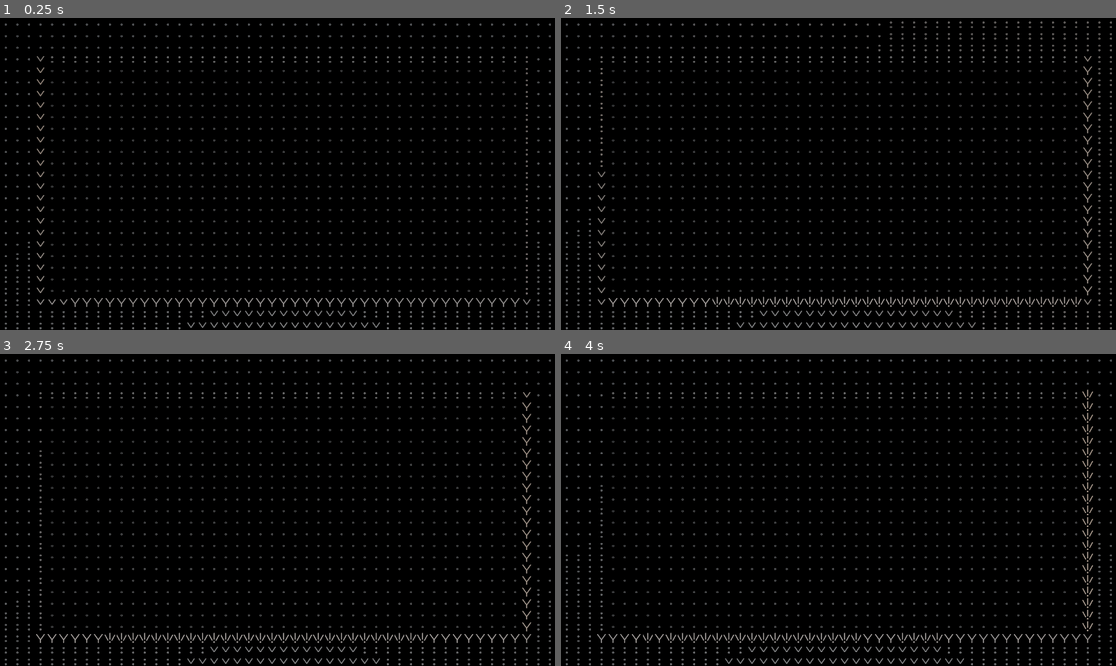
Above: before the commit, frames 1-4 (two rows, left to right).
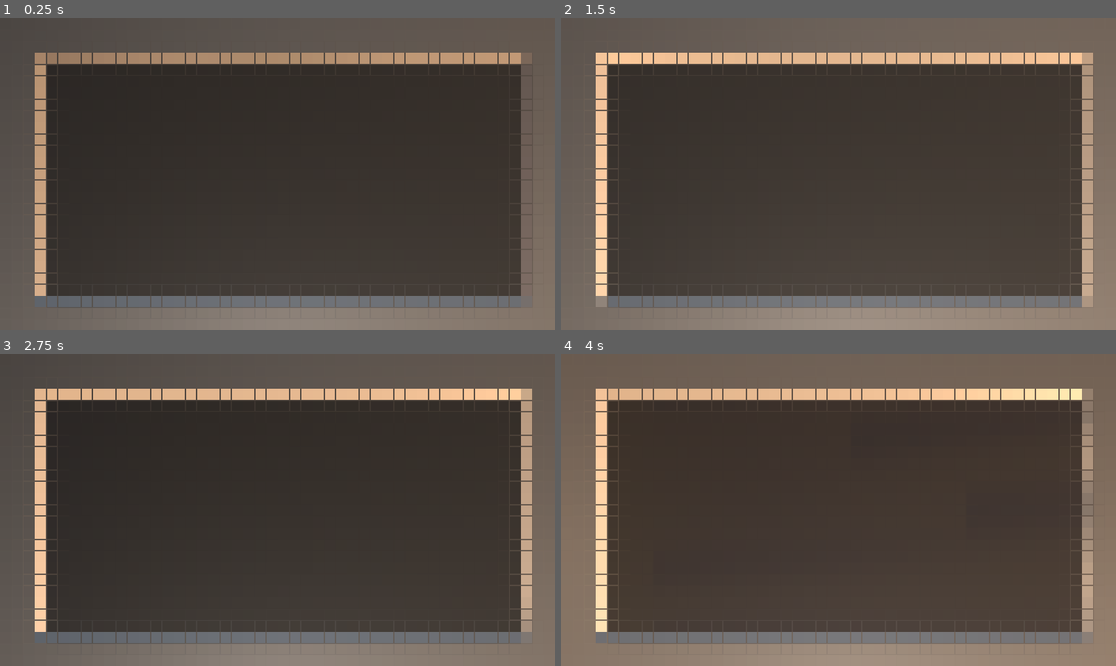
Above: after the commit, the same moments.

Repository: Tchetchouille/ijo-musi
Game: Godot game, scene res://Scenes/SystemsAndManagers/main.tscn
The game is run twice, just before and just after one commit, with the same random seed, the same clock (stepped at 60 frames per second) and the same inputs.
Inputs (mouse positions are in pixels of both pictures, inside the frame that each line leads up to):
- Up to frame 1 (0.25 s): no input
- Up to frame 2 (1.5 s): tap Enter (ui_accept) at 0.5, 0.77 s; move the mouse to (866, 174) at 0.52 s; hold W (up) from 0.53 s (still down); right-click (866, 174) at 0.6 s; move the mouse to (810, 174) at 1.27 s; right-click (810, 174) at 1.35 s
- Up to frame 3 (2.75 s): keep holding W (up); tap Enter (ui_accept) at 1.52 s; move the mouse to (288, 503) at 2.02 s; right-click (288, 503) at 2.1 s
- Up to frame 4 (4 s): keep holding W (up); move the mouse to (832, 516) at 2.77 s; right-click (832, 516) at 2.85 s; tap Enter (ui_accept) at 3.02, 3.77 s; move the mouse to (877, 513) at 3.52 s; right-click (877, 513) at 3.6 s

The runs differ from the first frame. In frame 1, 98% of the frame differs, in the area x 0-100%, y 0-100%; in frame 2, 98%; in frame 3, 98%; in frame 4, 99%.

Commit message:
Added basic skull. Enabled custom shader for tool screen. Reduced candle shadow bias.

Diff:
--- /dev/null
+++ b/Godot Project/Actual ijo musi Project/actual-ijo-musi-project/Resources/Materials/basic_bone_material.tres
@@ -0,0 +1,4 @@
+[gd_resource type="StandardMaterial3D" format=3 uid="uid://cshtnnffjtsfp"]
+
+[resource]
+albedo_color = Color(0.646121, 0.606787, 0.588197, 1)
--- /dev/null
+++ b/Godot Project/Actual ijo musi Project/actual-ijo-musi-project/Resources/Materials/basic_hole_material.tres
@@ -0,0 +1,4 @@
+[gd_resource type="StandardMaterial3D" format=3 uid="uid://bnqfw05cylqh6"]
+
+[resource]
+albedo_color = Color(0.165656, 0.165656, 0.165656, 1)
--- a/Godot Project/Actual ijo musi Project/actual-ijo-musi-project/Scenes/Levels/proto_level.tscn
+++ b/Godot Project/Actual ijo musi Project/actual-ijo-musi-project/Scenes/Levels/proto_level.tscn
@@ -9,6 +9,7 @@
 [ext_resource type="PackedScene" uid="uid://c88a03y3t1sox" path="res://Scenes/Objects/Furniture/basic_chair.tscn" id="5_k4a13"]
 [ext_resource type="PackedScene" uid="uid://bd0nqi20bb2m8" path="res://Scenes/Objects/Furniture/fireplace.tscn" id="5_mtak3"]
 [ext_resource type="PackedScene" uid="uid://dvukxgv0ubqk3" path="res://Scenes/Objects/Furniture/basic_candle.tscn" id="9_tx5j4"]
+[ext_resource type="PackedScene" uid="uid://du0sda5rvmc1h" path="res://Scenes/Objects/Misc/basic_skeleton.tscn" id="10_vvukb"]
 
 [sub_resource type="BoxShape3D" id="BoxShape3D_q0ejg"]
 size = Vector3(0.3, 4, 0.3)
@@ -206,16 +207,22 @@
 transform = Transform3D(-4.37114e-08, 0, 1, 0, 1, 0, -1, 0, -4.37114e-08, -4, 0, 0)
 
 [node name="TestCandle1" parent="Objects" instance=ExtResource("9_tx5j4")]
-transform = Transform3D(-1, 1.50996e-07, 3.31896e-15, -1.39543e-07, -0.924153, 0.382022, 5.76838e-08, 0.382022, 0.924153, 0, 3.81995, -4.02999)
+transform = Transform3D(1, 0, 0, 0, 0.923879, -0.382683, 0, 0.382683, 0.923879, 2, 1, -4)
 
 [node name="TestCandle2" parent="Objects" instance=ExtResource("9_tx5j4")]
-transform = Transform3D(7.71666e-08, -0.382683, -0.923879, 8.07681e-08, -0.923879, 0.382683, -1, -1.0415e-07, -4.0384e-08, 3.43271, 4.18795, 0)
+transform = Transform3D(1, 0, 0, 0, 0.923879, -0.382683, 0, 0.382683, 0.923879, -2, 1, -4)
 
 [node name="TestCandle3" parent="Objects" instance=ExtResource("9_tx5j4")]
-transform = Transform3D(-0.0121995, 0.381994, 0.924084, -7.56481e-08, -0.924153, 0.382022, 0.999926, 0.00466043, 0.0112743, -4.02569, 4.64038, 0)
+transform = Transform3D(-4.37114e-08, -0.382683, -0.923879, 0, 0.923879, -0.382683, 1, -1.67276e-08, -4.0384e-08, 3.76281, 0.227564, -1.32214)
 
 [node name="TestCandle4" parent="Objects" instance=ExtResource("9_tx5j4")]
-transform = Transform3D(0.999992, 0.00152016, 0.00367759, -7.31075e-08, -0.924153, 0.382022, 0.00397939, -0.382019, -0.924146, 0, 2.7445, 7.46175)
+transform = Transform3D(-4.37114e-08, -0.382683, -0.92388, 0, 0.923879, -0.382683, 1, -1.67276e-08, -4.03841e-08, 3.76281, 0.227564, 1.34558)
+
+[node name="TestCandle5" parent="Objects" instance=ExtResource("9_tx5j4")]
+transform = Transform3D(-1, -3.34552e-08, -8.07681e-08, 0, 0.923879, -0.382683, 8.74228e-08, -0.382683, -0.923879, 0, 1.65637, 7.43599)
+
+[node name="BasicSkeleton" parent="Objects" instance=ExtResource("10_vvukb")]
+transform = Transform3D(0.063518, -0.2981, 0.952419, 0.317333, 0.910848, 0.263925, -0.946185, 0.28547, 0.152452, 0, 0.362269, 5.65497)
 
 [node name="LocalAmbiance" type="Node3D" parent="."]
 
--- a/Godot Project/Actual ijo musi Project/actual-ijo-musi-project/Scenes/Objects/Furniture/basic_candle.tscn
+++ b/Godot Project/Actual ijo musi Project/actual-ijo-musi-project/Scenes/Objects/Furniture/basic_candle.tscn
@@ -7,13 +7,14 @@
 material = ExtResource("1_uc3qp")
 
 [node name="BasicCandle" type="StaticBody3D"]
-transform = Transform3D(-1, 8.74228e-08, 3.31896e-15, -8.0792e-08, -0.924153, 0.382022, 3.33974e-08, 0.382022, 0.924153, 0, 0, 0)
+transform = Transform3D(1, 0, 0, 0, 0.923879, -0.382683, 0, 0.382683, 0.923879, 0, 0, 0)
 
 [node name="CandleLight" type="OmniLight3D" parent="."]
 transform = Transform3D(1, -2.66454e-15, 0, -5.32907e-15, 1, 0, 0, 0, 1, 3.84854e-09, 0.411834, -0.0180018)
 light_color = Color(0.929412, 0.690196, 0.47451, 1)
 light_cull_mask = 4294966273
 shadow_enabled = true
+shadow_normal_bias = 0.3
 script = ExtResource("1_y8rjl")
 base_intensity = 2.0
 flicker_intensity = 0.1
--- /dev/null
+++ b/Godot Project/Actual ijo musi Project/actual-ijo-musi-project/Scenes/Objects/Misc/basic_skeleton.tscn
@@ -0,0 +1,53 @@
+[gd_scene load_steps=7 format=3 uid="uid://du0sda5rvmc1h"]
+
+[ext_resource type="Material" uid="uid://cshtnnffjtsfp" path="res://Resources/Materials/basic_bone_material.tres" id="1_2hdat"]
+[ext_resource type="Material" uid="uid://bnqfw05cylqh6" path="res://Resources/Materials/basic_hole_material.tres" id="2_s2aq4"]
+
+[sub_resource type="BoxMesh" id="BoxMesh_lp38j"]
+material = ExtResource("1_2hdat")
+
+[sub_resource type="TubeTrailMesh" id="TubeTrailMesh_sspcs"]
+material = ExtResource("1_2hdat")
+
+[sub_resource type="TubeTrailMesh" id="TubeTrailMesh_eg7w3"]
+material = ExtResource("2_s2aq4")
+
+[sub_resource type="PrismMesh" id="PrismMesh_oxgem"]
+material = ExtResource("2_s2aq4")
+
+[node name="BasicSkeleton" type="StaticBody3D"]
+
+[node name="Skull" type="Node3D" parent="."]
+transform = Transform3D(0.4, 0, 0, 0, 0.4, 0, 0, 0, 0.4, 0, 0.889423, 0)
+
+[node name="Arcade" type="MeshInstance3D" parent="Skull"]
+transform = Transform3D(1, 0, 0, 0, 0.612403, -0.0724341, 0, 0.0884779, 0.501355, 0, 0.0536411, 0.253744)
+mesh = SubResource("BoxMesh_lp38j")
+skeleton = NodePath("../..")
+
+[node name="UpJaw" type="MeshInstance3D" parent="Skull"]
+transform = Transform3D(0.4, 0, 0, 0, 0.399605, 0.0177615, 0, -0.0177615, 0.399605, 0, -0.272596, 0.312488)
+mesh = SubResource("TubeTrailMesh_sspcs")
+skeleton = NodePath("../..")
+
+[node name="Base" type="MeshInstance3D" parent="Skull"]
+transform = Transform3D(0.859135, 0, 0, 0, 0.697835, 0.0212325, 0, -0.0174325, 0.849951, 0, 0.135815, -0.029679)
+mesh = SubResource("BoxMesh_lp38j")
+skeleton = NodePath("../..")
+
+[node name="SpineBase" type="MeshInstance3D" parent="Skull"]
+transform = Transform3D(0.2, 0, 0, 0, 0.4, 0, 0, 0, 0.2, 0, -0.208416, -0.24863)
+mesh = SubResource("BoxMesh_lp38j")
+skeleton = NodePath("../..")
+
+[node name="RightEye" type="MeshInstance3D" parent="Skull"]
+transform = Transform3D(0.3, 0, 0, 0, -1.31134e-08, -0.3, 0, 0.3, -1.31134e-08, -0.242326, 0, 0.367152)
+mesh = SubResource("TubeTrailMesh_eg7w3")
+
+[node name="LeftEye" type="MeshInstance3D" parent="Skull"]
+transform = Transform3D(0.3, 0, 0, 0, -1.31134e-08, -0.3, 0, 0.3, -1.31134e-08, 0.252, 0, 0.367)
+mesh = SubResource("TubeTrailMesh_eg7w3")
+
+[node name="Nose" type="MeshInstance3D" parent="Skull"]
+transform = Transform3D(0.25, 0, 0, 0, 0.249598, -0.0141732, 0, 0.0141732, 0.249598, 0, -0.202659, 0.386406)
+mesh = SubResource("PrismMesh_oxgem")
--- a/Godot Project/Actual ijo musi Project/actual-ijo-musi-project/Scenes/SystemsAndManagers/player_character.tscn
+++ b/Godot Project/Actual ijo musi Project/actual-ijo-musi-project/Scenes/SystemsAndManagers/player_character.tscn
@@ -1,10 +1,14 @@
-[gd_scene load_steps=9 format=3 uid="uid://3g86xogvwrgv"]
+[gd_scene load_steps=11 format=3 uid="uid://3g86xogvwrgv"]
 
 [ext_resource type="Script" path="res://Scenes/SystemsAndManagers/player_character.gd" id="1_04qb1"]
 [ext_resource type="Script" path="res://Scenes/SystemsAndManagers/camera_controller.gd" id="2_aw5yu"]
 [ext_resource type="Script" path="res://Scenes/SystemsAndManagers/tool_camera.gd" id="3_76q7t"]
+[ext_resource type="Shader" uid="uid://bmowejp10voff" path="res://Resources/Shaders/pixel_shader.tres" id="4_enxm7"]
 
 [sub_resource type="CylinderShape3D" id="CylinderShape3D_l2amc"]
+
+[sub_resource type="ShaderMaterial" id="ShaderMaterial_qv7jw"]
+shader = ExtResource("4_enxm7")
 
 [sub_resource type="BoxMesh" id="BoxMesh_a0a2d"]
 
@@ -65,10 +69,14 @@
 offset_right = 40.0
 offset_bottom = 40.0
 
-[node name="BasicToolFilter" type="Control" parent="CameraController/CharacterCamera/ToolController/ToolUI"]
-anchors_preset = 0
-offset_right = 40.0
-offset_bottom = 40.0
+[node name="BasicToolFilter" type="ColorRect" parent="CameraController/CharacterCamera/ToolController/ToolUI"]
+material = SubResource("ShaderMaterial_qv7jw")
+layout_mode = 1
+anchors_preset = 15
+anchor_right = 1.0
+anchor_bottom = 1.0
+grow_horizontal = 2
+grow_vertical = 2
 
 [node name="Tool" type="Node3D" parent="CameraController/CharacterCamera/ToolController"]
 
--- a/Godot Project/Actual ijo musi Project/actual-ijo-musi-project/Scenes/SystemsAndManagers/tool_camera.gd
+++ b/Godot Project/Actual ijo musi Project/actual-ijo-musi-project/Scenes/SystemsAndManagers/tool_camera.gd
@@ -8,7 +8,7 @@
 
 
 # Called every frame. 'delta' is the elapsed time since the previous frame.
-func _process(delta: float) -> void:
+func _process(_delta: float) -> void:
 	# Move and rotate the screen camera.
 	if tool.is_inside_tree():
 		position = tool.global_position
Not shown: 1 places in Godot Project/Actual ijo musi Project/actual-ijo-musi-project/Scenes/Levels/proto_level.tscn that only renumber resources
